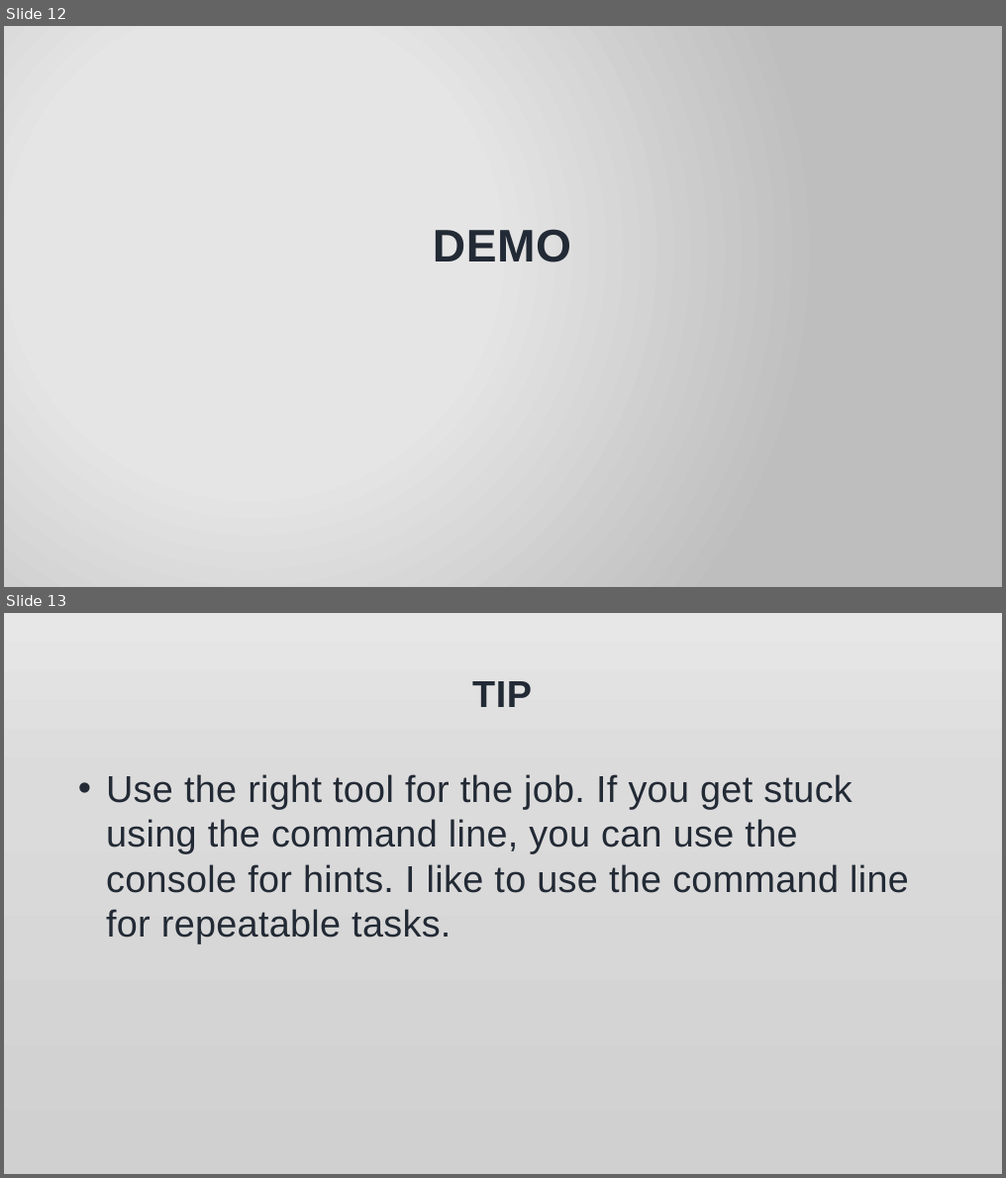
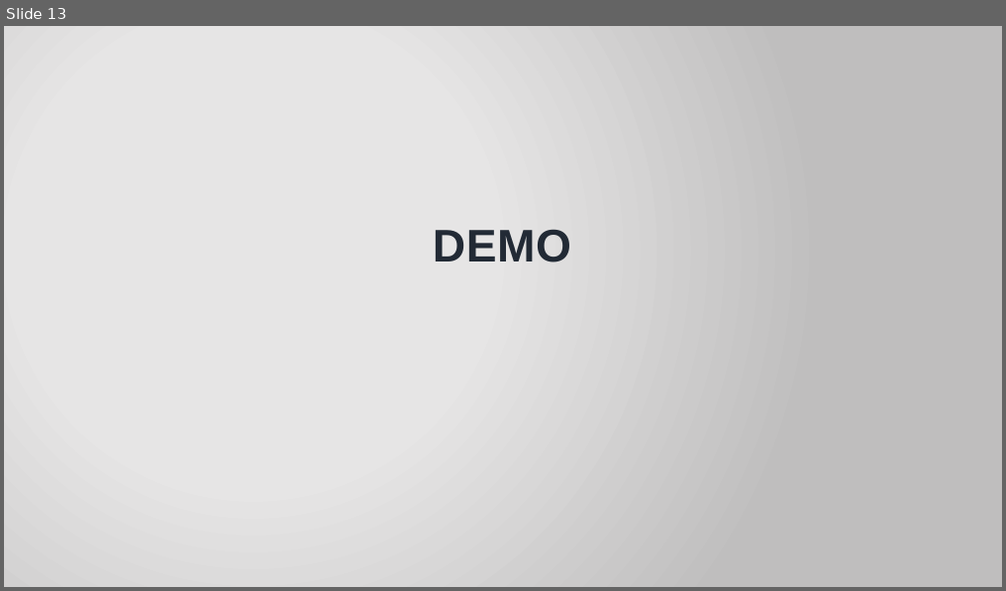
Before and after one commit to jonathan-r-jones/Composable-Batch-Files, a slide deck: jaws.pptx. Shown one above the other, each under a label of ours: slides 12 and 13 before the commit, slide 13 after it. The pictures are 1006x1178 and 1006x591 pixels, drawn with LibreOffice and Linux fonts; fonts in the diff are those of the drawing; background and template pictures are left out. Boxes give left, top, right and bottom in pixels: in the first picture for what was removed or moved away, otherwise in the second. Text is boxed around its words. In the diff, an @@ line names an element or a change of style, - is before the commit and + after.

```diff
--- a/jaws.pptx
+++ b/jaws.pptx
@@ slide 13 removed at (4, 613, 1002, 1174), background picture (left out) @@
@@ title removed at (472, 681, 532, 707) @@
-TIP
@@ text removed at (106, 774, 909, 944) @@
-• Use the right tool for the job. If you get stuck using the command line, you can use the console for hints. I like to use the command line for repeatable tasks.
@@ what was slide 12 is now slide 13 @@
```
Also in this commit, not shown: 1 slide added, 1 other slide removed, 2 other files.
